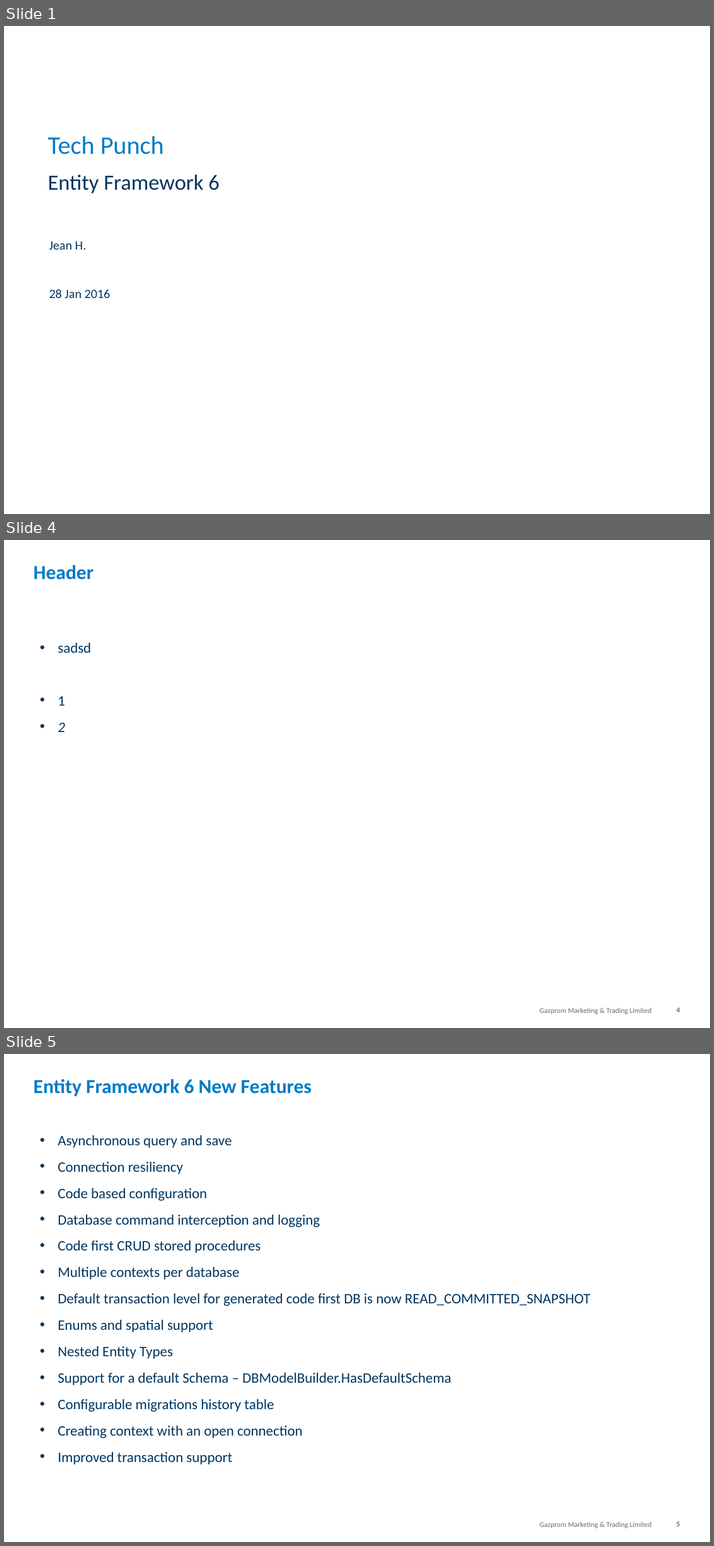
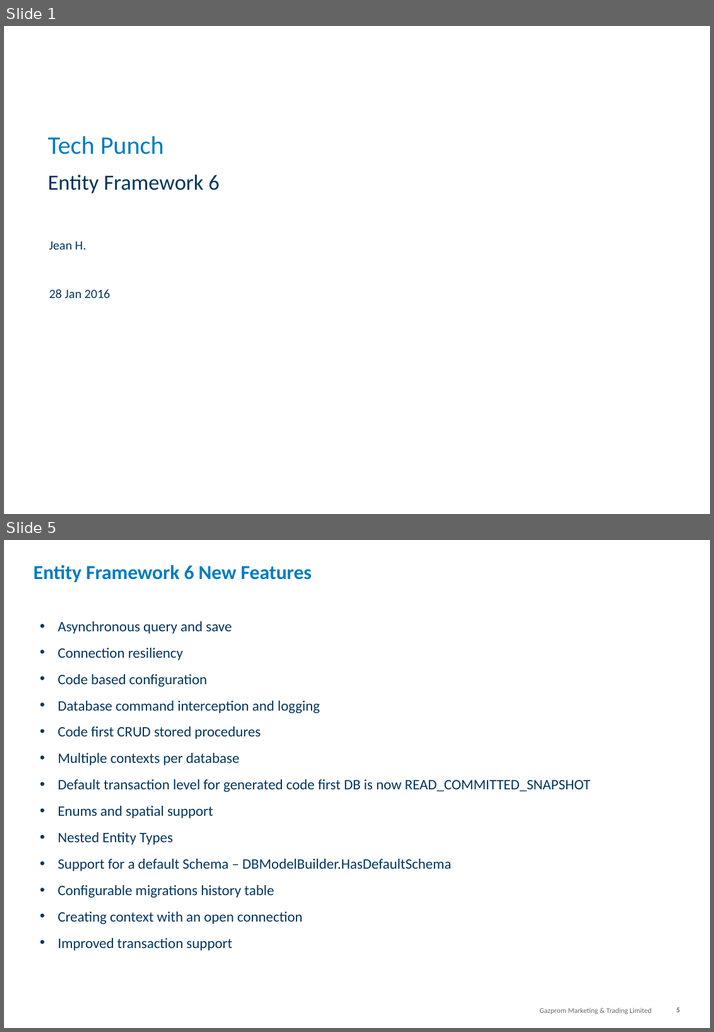
Before and after one commit to jeanhibbert/EfTestConsole, a slide deck: 20160128 Tech Punch - Entity Framework.pptx. Shown one above the other, each under a label of ours: slides 1, 4 and 5 before the commit, slides 1 and 5 after it; the slides between them are not shown. The pictures are 714x1546 and 714x1032 pixels, drawn with LibreOffice and Linux fonts; fonts in the diff are those of the drawing; background and template pictures are left out. Boxes give left, top, right and bottom in pixels: in the first picture for what was removed or moved away, otherwise in the second. Text is boxed around its words. In the diff, an @@ line names an element or a change of style, - is before the commit and + after.

```diff
--- a/20160128 Tech Punch - Entity Framework.pptx
+++ b/20160128 Tech Punch - Entity Framework.pptx
@@ slide 4 removed at (4,540,710,1028), background #FFFFFF; not listed: 2 template elements that a slide beside it also shows @@
@@ title removed at (34,565,93,580) @@
-Header
@@ text removed at (58,643,91,732) @@
-• sadsd
-• 1
-• 2
```
Also in this commit, not shown: 1 slide changed, 5 slides added, 2 other slides removed, 34 other files.
